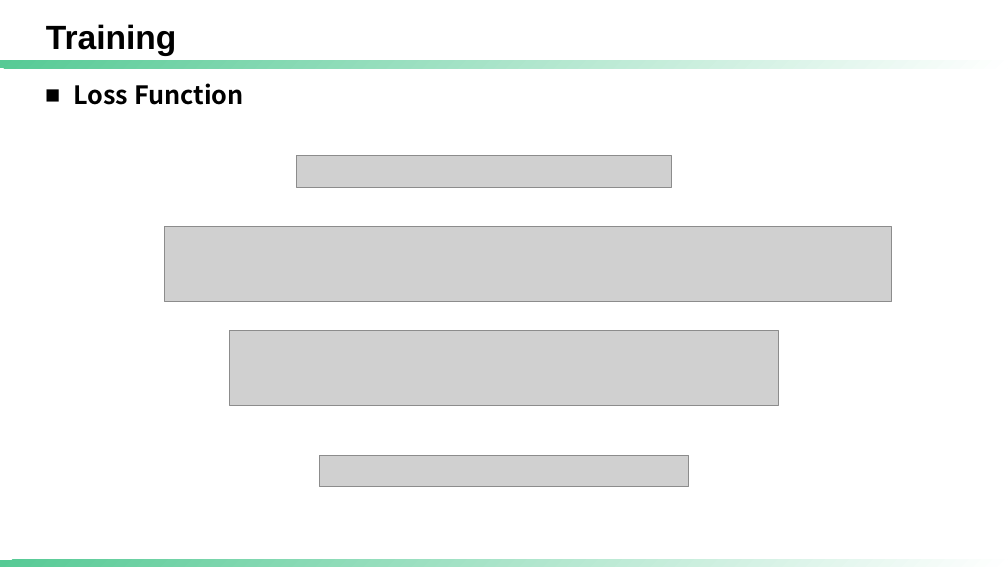
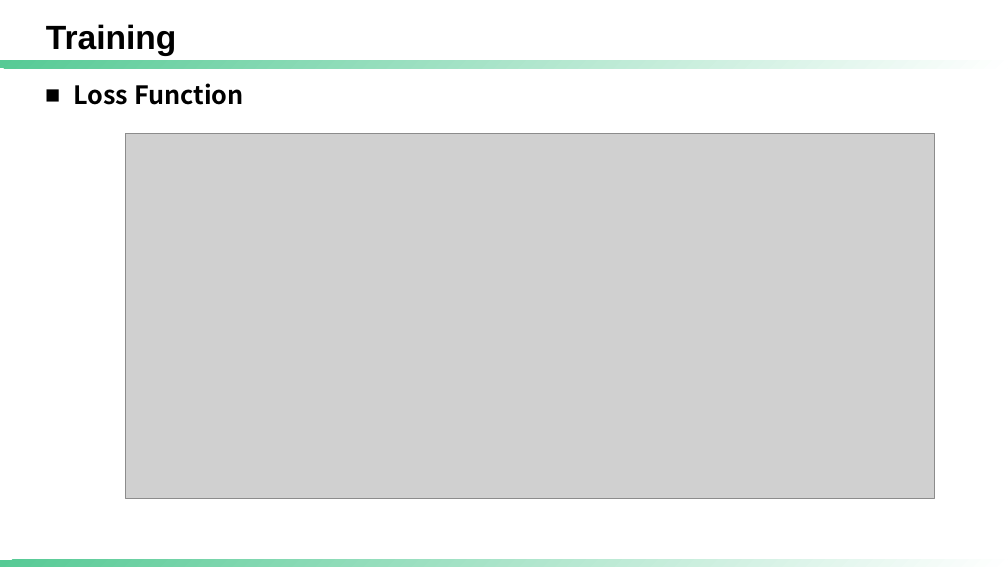
Before and after one commit to cmpun/cmpun.github.io, a slide deck: slide 11 of icassp.pptx. Drawn at 1008x567 pixels with LibreOffice and Linux fonts; fonts in the diff are those of the drawing; grey boxes stand for pictures; background and template pictures are left out. Boxes give left, top, right and bottom in pixels: in the first picture for what was removed or moved away, otherwise in the second. Text is boxed around its words. In the diff, an @@ line names an element or a change of style, - is before the commit and + after.

```diff
--- a/icassp.pptx
+++ b/icassp.pptx
@@ picture added at (126, 133, 935, 498) @@
@@ picture removed at (296, 156, 671, 187) @@
@@ picture removed at (165, 226, 892, 301) @@
@@ picture removed at (230, 330, 778, 405) @@
@@ picture removed at (319, 455, 689, 487) @@
```
Also in this commit, not shown: 2 other slides changed, 1 other file.
